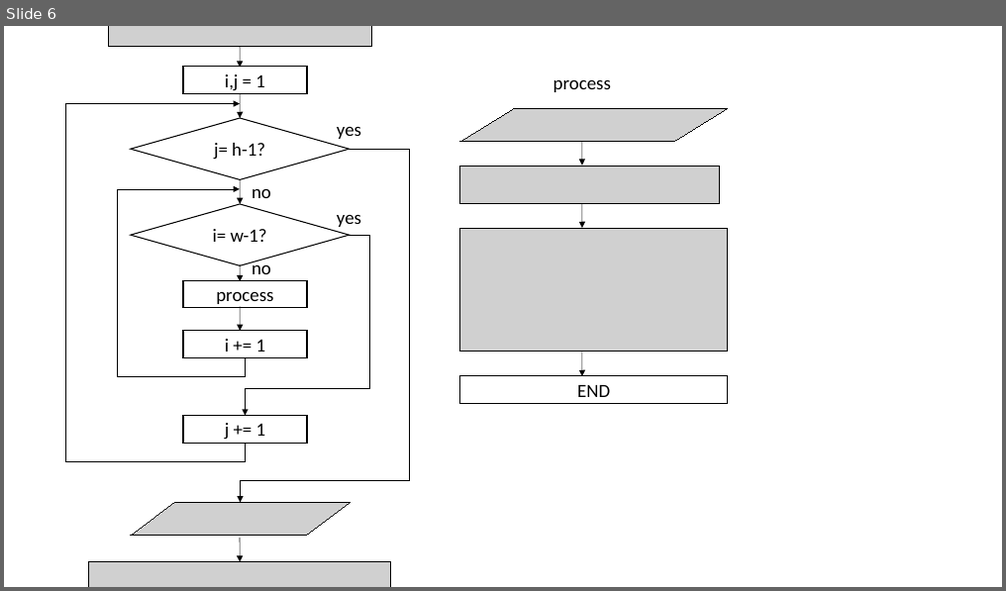
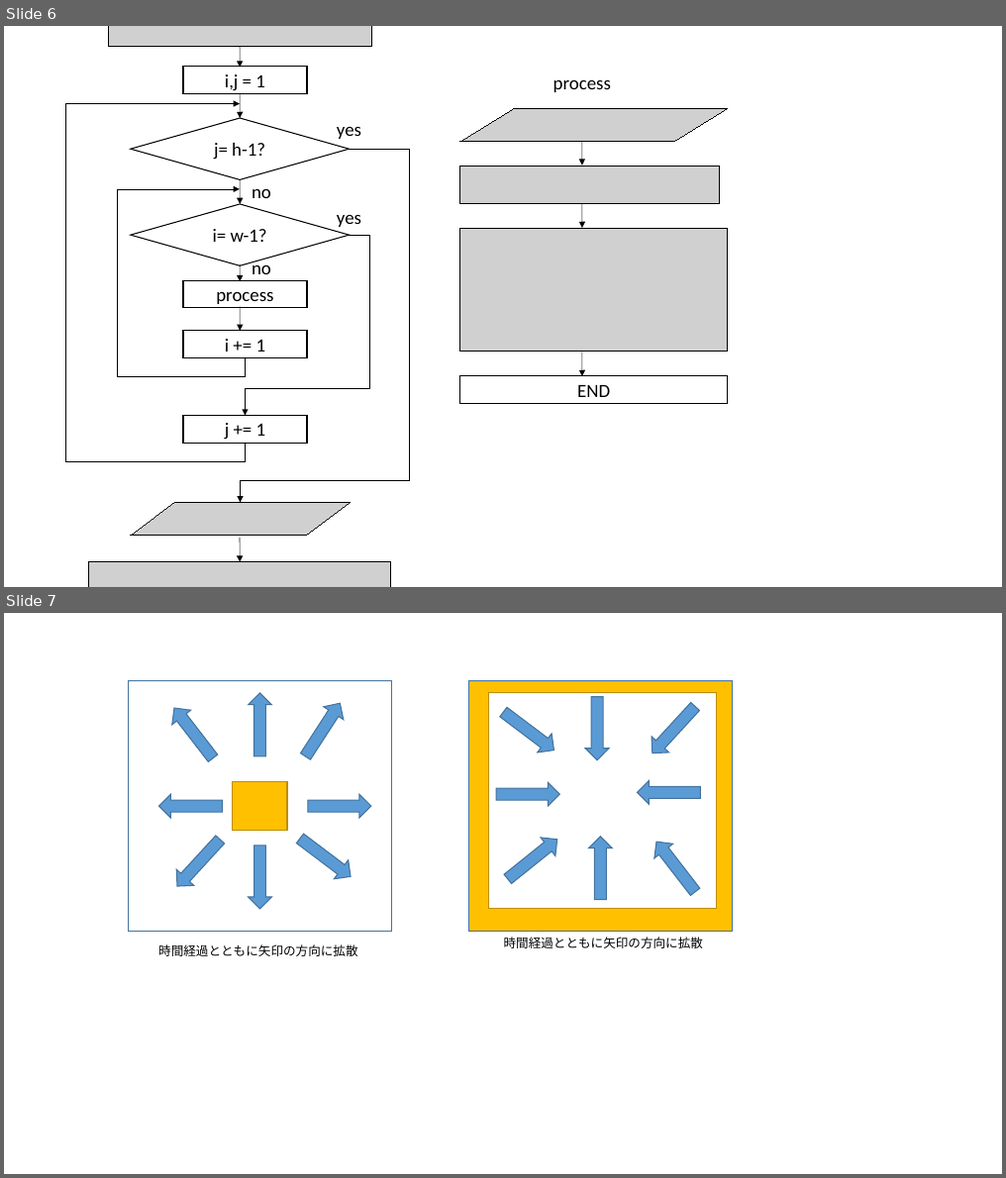
Before and after one commit to moriwell/CA, a slide deck: imagepptx.pptx. Shown one above the other, each under a label of ours: slide 6 before the commit, slides 6 and 7 after it. The pictures are 1006x591 and 1006x1178 pixels, drawn with LibreOffice and Linux fonts; fonts in the diff are those of the drawing; grey boxes stand for pictures; background and template pictures are left out. Boxes give left, top, right and bottom in pixels: in the first picture for what was removed or moved away, otherwise in the second. Text is boxed around its words. In the diff, an @@ line names an element or a change of style, - is before the commit and + after.

```diff
--- a/imagepptx.pptx
+++ b/imagepptx.pptx
@@ slide 7 added at (x1=4, y1=613, x2=1002, y2=1174), background #FFFFFF @@
@@ rectangle added at (x1=129, y1=681, x2=392, y2=931), outline #43739E 1 pt @@
@@ right arrow added at (x1=164, y1=701, x2=223, y2=766), fill #5B9BD5, outline #43739E 1 pt @@
@@ right arrow added at (x1=249, y1=693, x2=272, y2=757), fill #5B9BD5, outline #43739E 1 pt @@
@@ right arrow added at (x1=296, y1=696, x2=350, y2=763), fill #5B9BD5, outline #43739E 1 pt @@
@@ rectangle added at (x1=469, y1=681, x2=733, y2=931), fill #FFC000, outline #43739E 1 pt @@
@@ rectangle added at (x1=488, y1=693, x2=716, y2=909), fill #FFFFFF, outline #BD8E00 1 pt @@
@@ right arrow added at (x1=585, y1=697, x2=609, y2=761), fill #5B9BD5, outline #43739E 1 pt @@
@@ right arrow added at (x1=644, y1=698, x2=704, y2=761), fill #5B9BD5, outline #43739E 1 pt @@
@@ right arrow added at (x1=497, y1=702, x2=561, y2=760), fill #5B9BD5, outline #43739E 1 pt @@
@@ rectangle added at (x1=233, y1=782, x2=287, y2=831), fill #FFC000, outline #BD8E00 1 pt @@
@@ right arrow added at (x1=497, y1=783, x2=560, y2=807), fill #5B9BD5, outline #43739E 1 pt @@
@@ right arrow added at (x1=638, y1=780, x2=701, y2=805), fill #5B9BD5, outline #43739E 1 pt @@
@@ right arrow added at (x1=159, y1=794, x2=223, y2=818), fill #5B9BD5, outline #43739E 1 pt @@
@@ right arrow added at (x1=308, y1=794, x2=371, y2=818), fill #5B9BD5, outline #43739E 1 pt @@
@@ right arrow added at (x1=168, y1=832, x2=230, y2=894), fill #5B9BD5, outline #43739E 1 pt @@
@@ right arrow added at (x1=249, y1=846, x2=272, y2=909), fill #5B9BD5, outline #43739E 1 pt @@
@@ right arrow added at (x1=293, y1=829, x2=358, y2=886), fill #5B9BD5, outline #43739E 1 pt @@
@@ right arrow added at (x1=501, y1=830, x2=565, y2=888), fill #5B9BD5, outline #43739E 1 pt @@
@@ right arrow added at (x1=589, y1=837, x2=613, y2=900), fill #5B9BD5, outline #43739E 1 pt @@
@@ right arrow added at (x1=647, y1=835, x2=705, y2=899), fill #5B9BD5, outline #43739E 1 pt @@
@@ text added at (x1=504, y1=937, x2=703, y2=949), 12 pt, text #000000 @@
+時間経過とともに矢印の方向に拡散
@@ text added at (x1=158, y1=945, x2=357, y2=957), 12 pt, text #000000 @@
+時間経過とともに矢印の方向に拡散
```
Also in this commit, not shown: 1 slide changed, 5 other slides added, 1 slide removed, 4 other files.
